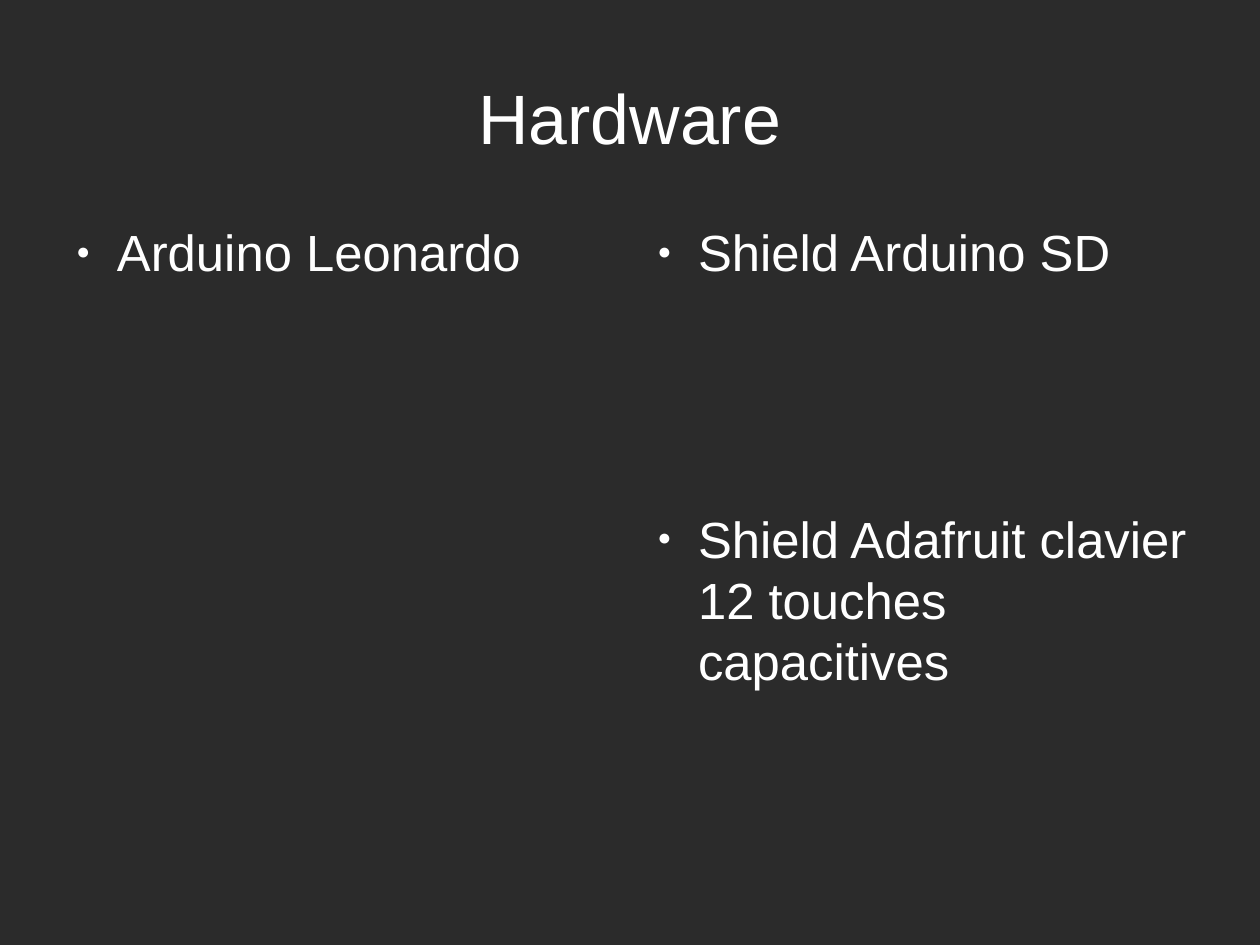
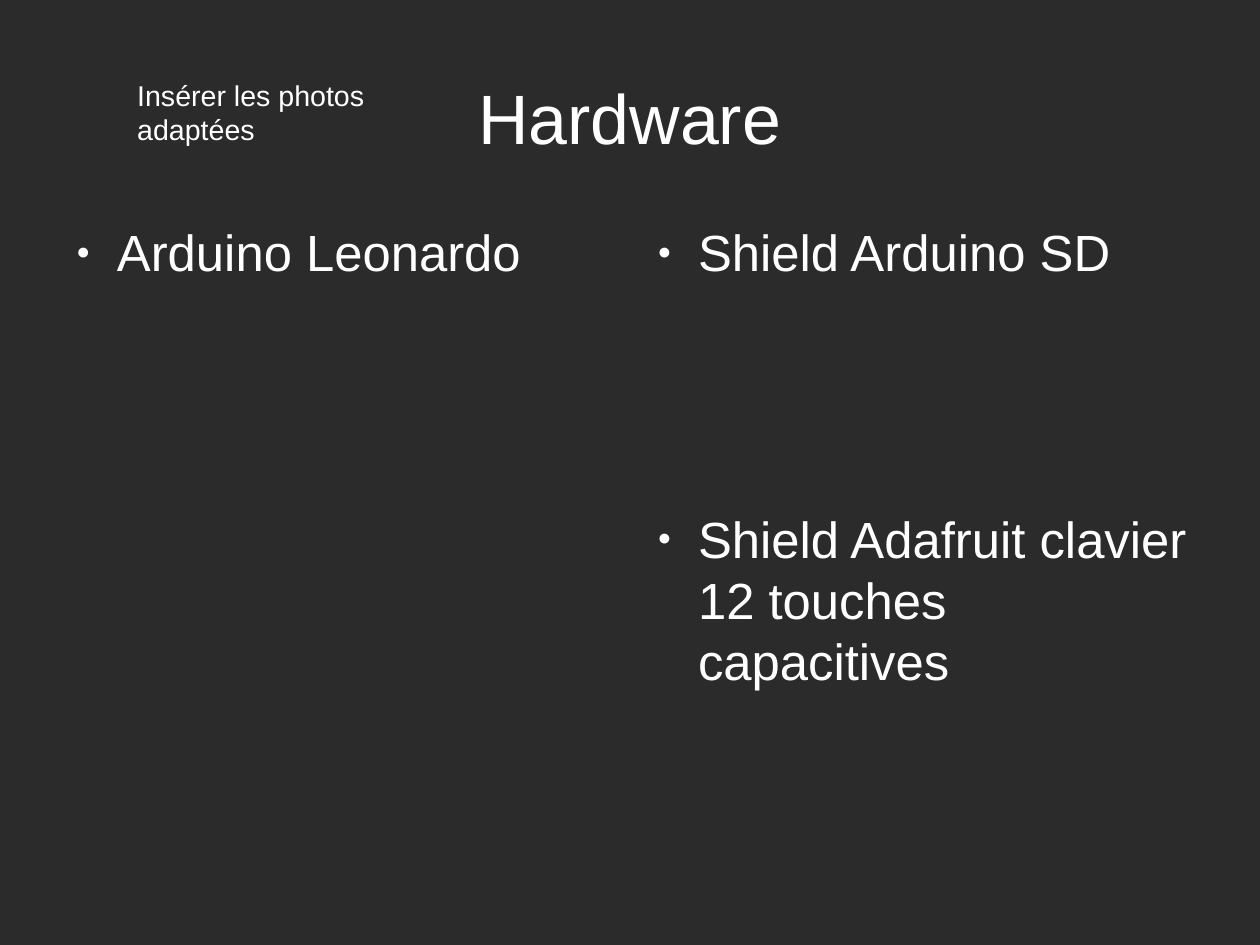
Before and after one commit to rguillomon/IMA3-4_Project, a slide deck: slide 6 of P12(périphUSB).odp. Drawn at 1260x945 pixels with LibreOffice and Linux fonts; fonts in the diff are those of the drawing; background and template pictures are left out; a plain dark background stands for a picture behind light text. Boxes give left, top, right and bottom in pixels: in the first picture for what was removed or moved away, otherwise in the second. Text is boxed around its words. In the diff, an @@ line names an element or a change of style, - is before the commit and + after.

```diff
--- a/P12(périphUSB).odp
+++ b/P12(périphUSB).odp
@@ text added at (137,85,364,146), 18 pt, text #FFFFFF @@
+Insérer les photos adaptées
```
Also in this commit, not shown: 1 other slide changed, 1 slide added, 2 slides removed.
